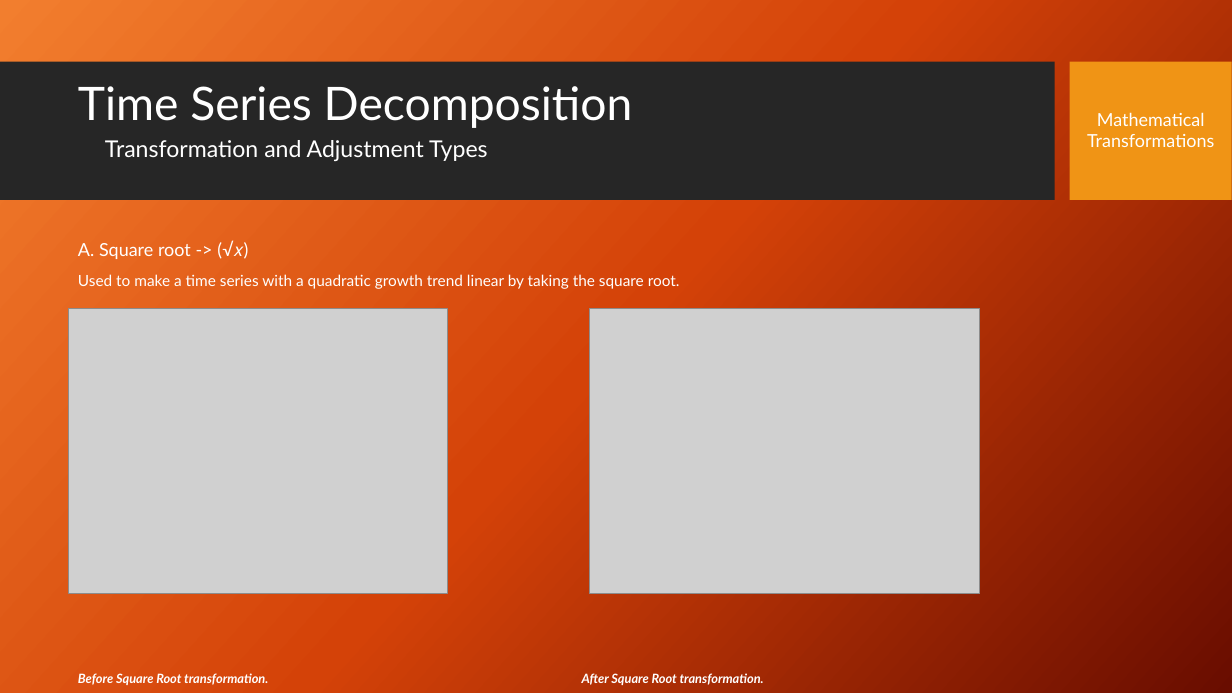
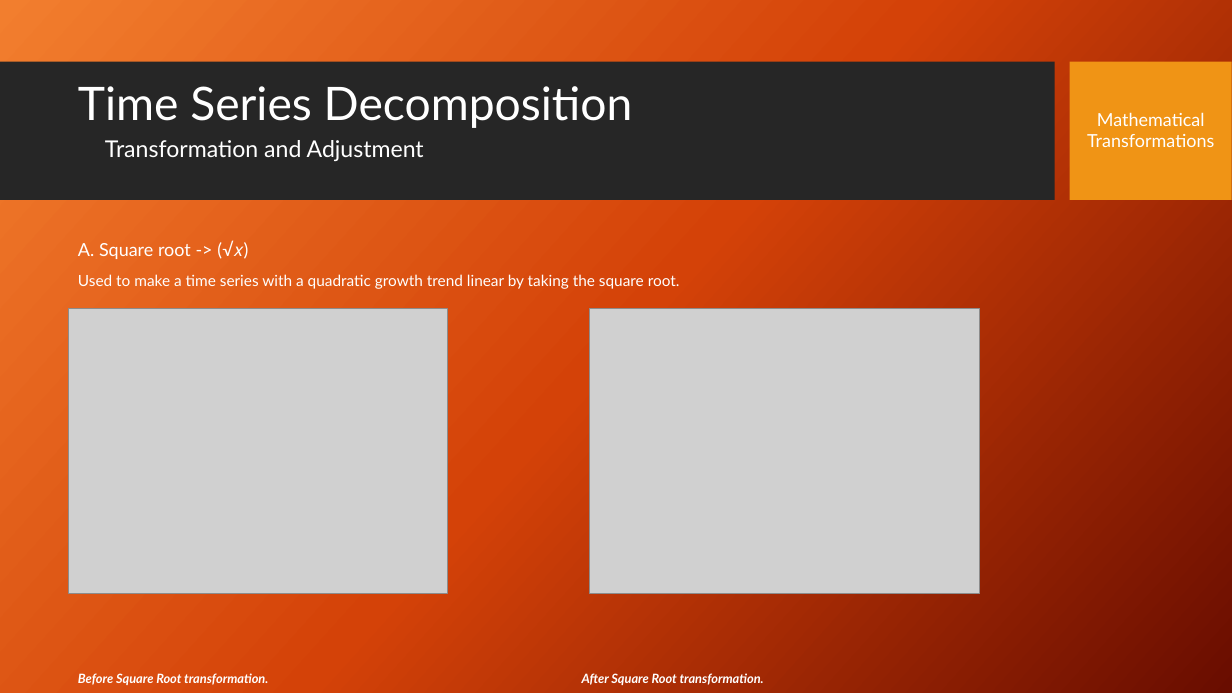
Before and after one commit to stephen-haslett/data-624, a slide deck: slide 4 of Data624TimeSeriesDecompPresentation.pptx. Drawn at 1232x693 pixels with LibreOffice and Linux fonts; fonts in the diff are those of the drawing; grey boxes stand for pictures; background and template pictures are left out. Boxes give left, top, right and bottom in pixels: in the first picture for what was removed or moved away, otherwise in the second. Text is boxed around its words. In the diff, an @@ line names an element or a change of style, - is before the commit and + after.

```diff
--- a/Data624TimeSeriesDecompPresentation.pptx
+++ b/Data624TimeSeriesDecompPresentation.pptx
@@ text at (105,140,424,161): text changed @@
-Transformation and Adjustment Types
+Transformation and Adjustment
```
Also in this commit, not shown: 6 other slides changed, 1 slide added.
